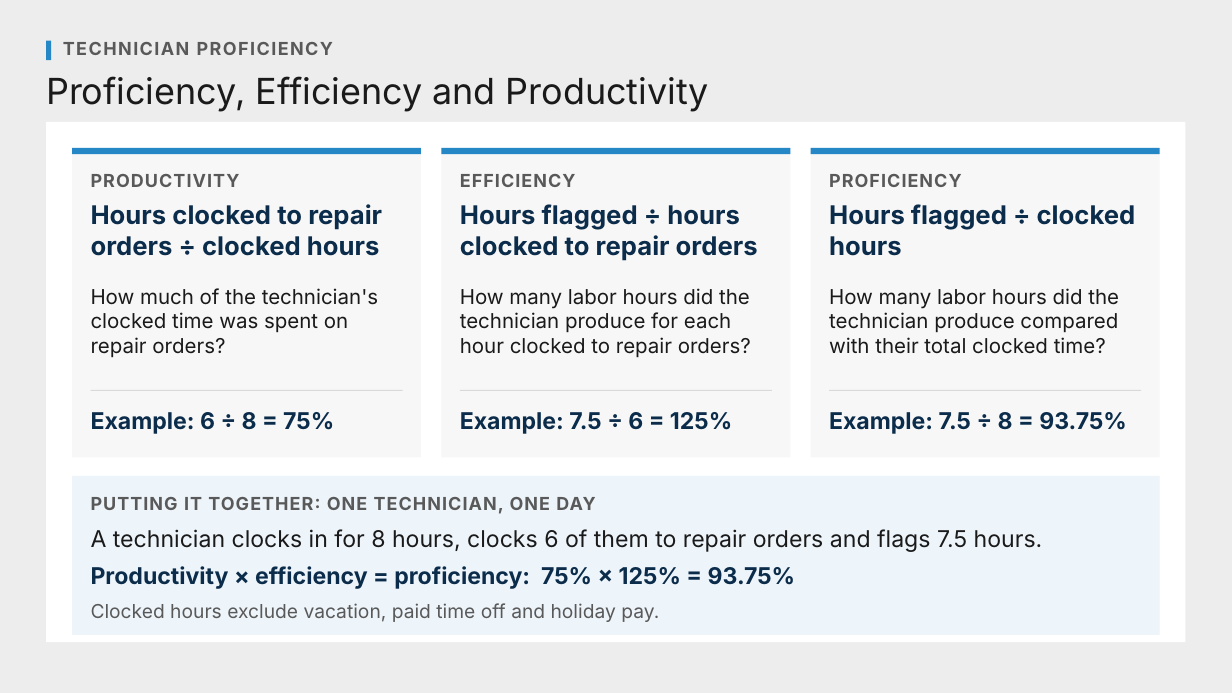
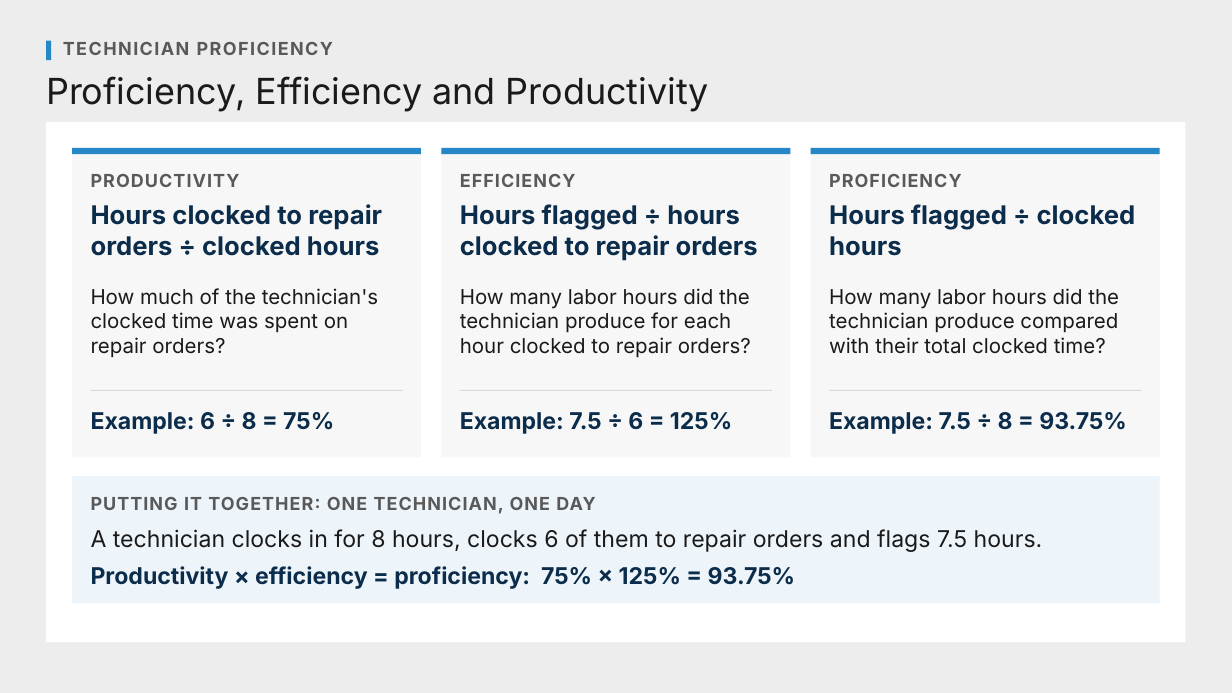
Before and after one commit to Ndresner/Noah, a slide deck: slide 14 of day2-deck/decks/Metric Explainers - Review.pptx. Drawn at 1232x693 pixels with LibreOffice and Linux fonts; fonts in the diff are those of the drawing. Boxes give left, top, right and bottom in pixels: in the first picture for what was removed or moved away, otherwise in the second. Text is boxed around its words. In the diff, an @@ line names an element or a change of style, - is before the commit and + after.

```diff
--- a/day2-deck/decks/Metric Explainers - Review.pptx
+++ b/day2-deck/decks/Metric Explainers - Review.pptx
@@ rectangle: place and size @@
-rectangle at (72, 476, 1160, 635)
+rectangle at (72, 476, 1160, 604)
@@ text removed at (91, 603, 659, 622) @@
-Clocked hours exclude vacation, paid time off and holiday pay.
```
Also in this commit, not shown: 1 other slide changed, 7 other files.
